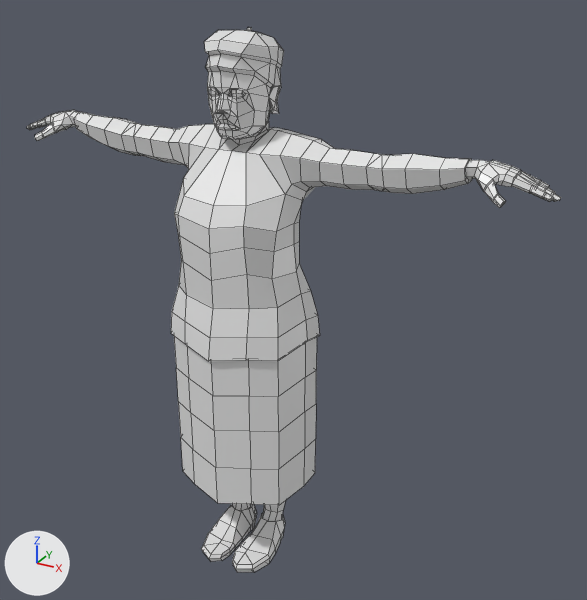
What one commit did to the Blender file modele do blendera/Postacie/modele do animacji/NPC_Mochery/Mocher_Gienia.blend.
Both versions are drawn from a 50 mm camera at (7.7, -12.18, 13.0) aimed at (0.74, 0.47, 6.68). Lighting does not change. The marker at lower left points along +X, +Y and +Z. The older version comes first. Mesh edges are drawn as thin lines.
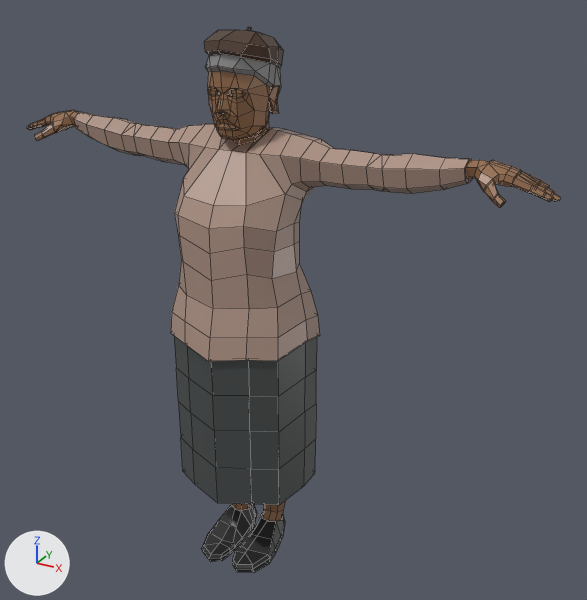
The newer file is also rescaled (x0.163), turned or shifted as a whole; pictures and numbers use the older file's frame.

Location of each change, [x1, y1, x2, y2] in pixels of the pictures (587 x 600 px):
```json
{"object": "Cube.001", "change": "surface changed, reshaped, modifiers changed", "before": [27, 27, 561, 572], "after": [27, 27, 561, 572], "on screen": "darker"}
{"part": 1, "of": "me_cube_001", "change": "reshaped", "before": [264, 500, 286, 512], "after": [27, 28, 285, 562], "on screen": "mostly hidden before"}
{"part": 2, "of": "me_cube_001", "change": "surface changed", "before": [27, 27, 561, 572], "after": [208, 27, 561, 572], "on screen": "darker"}
{"part": 3, "of": "me_cube_001", "change": "recoloured", "before": [69, 27, 480, 572], "after": [208, 27, 480, 572], "on screen": "darker"}
```

The change, as JSON lines over the scene's bpy script:
```json
{"op": "add", "block": "img_main_txtr_png", "code": ["img_main_txtr_png = load_image('main_txtr.png', '../łysy/main_txtr.png', 206, 1, 'sRGB')"]}
{"op": "remove", "block": "mat_material_002", "code": "mat_material_002.base_color = (0.8, 0.8, 0.8)  # white #e7e7e7"}
{"op": "add", "block": "mat_material_002", "code": "mat_material_002.texture = img_main_txtr_png"}
{"block": "me_cube_001", "where": "# used by ob_cube_001; location = (0.0, 0.0, 0.0); rotation_euler = (-1.571, 0.0, 0.0), in degrees (-90, 0, 0)"}
{"op": "remove", "block": "me_cube_001", "code": "me_cube_001.from_pydata(...)  # 687 vertices, 677 faces; spans x 0.0..5.49, y -11.68..-1.09, z -1.41..1.24"}
{"op": "add", "block": "me_cube_001", "code": "me_cube_001.from_pydata(...)  # 1180 vertices, 1219 faces; spans x -5.49..5.49, y -11.68..-1.09, z -1.41..1.24"}
{"block": "me_cube_001", "change": "me_cube_001 part 1: 5 vertices moved from x 0.01..0.23, y -5.71..-2.57, z -0.27..0.59 to x -0.68..0.1, y -6.11..-2.6, z -1.12..1.09; 69 vertices removed from x 0.0..1.21, y -5.84..-2.54, z -0.57..0.77; 562 vertices added at x -5.49..0.78, y -11.67..-1.09, z -1.25..1.17"}
{"block": "me_cube_001", "change": "me_cube_001 part 2: 593 kept faces spanning x 0.0..5.49, y -11.68..-1.09, z -1.41..1.24 get new texture (UV) coordinates"}
{"block": "me_cube_001", "change": "me_cube_001 part 3: 241 faces spanning x 0.0..4.2, y -11.68..-1.09, z -1.41..1.24 switch from mat_material_001 (white #e7e7e7) to mat_material_002 (picture img_main_txtr_png)"}
{"op": "remove", "block": "ob_cube_001", "code": "_m = ob_cube_001.modifiers.new('Mirror', 'MIRROR')"}
{"op": "remove", "block": "ob_cube_001", "code": "_m.use_clip = True"}
```
